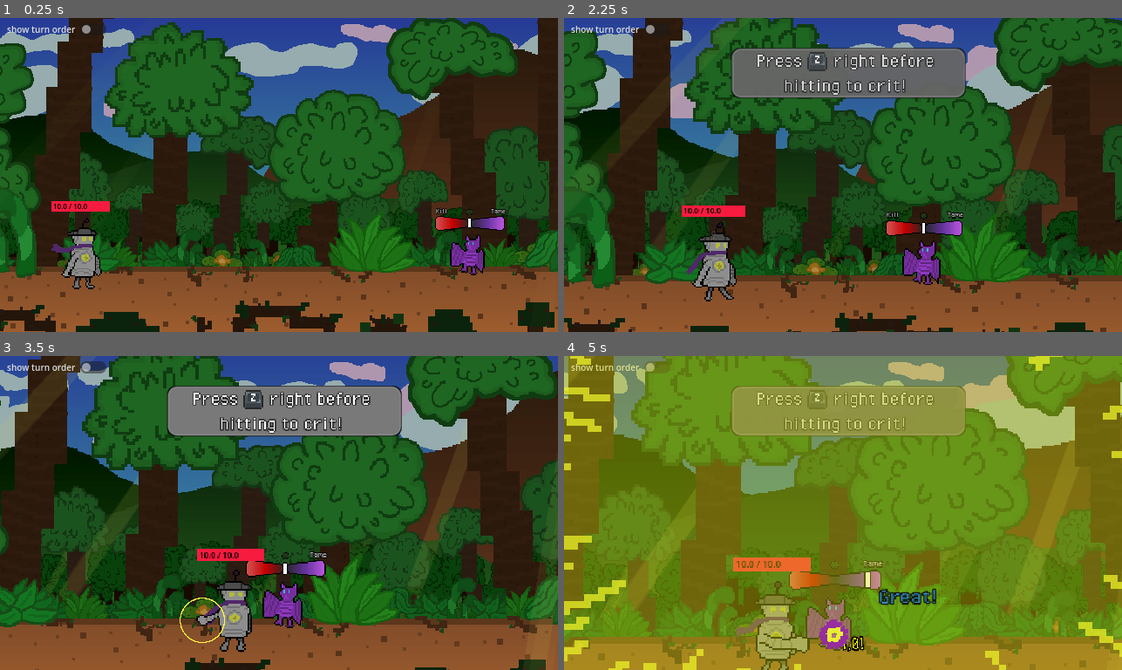
Above: before the commit, frames 1-4 (two rows, left to right).
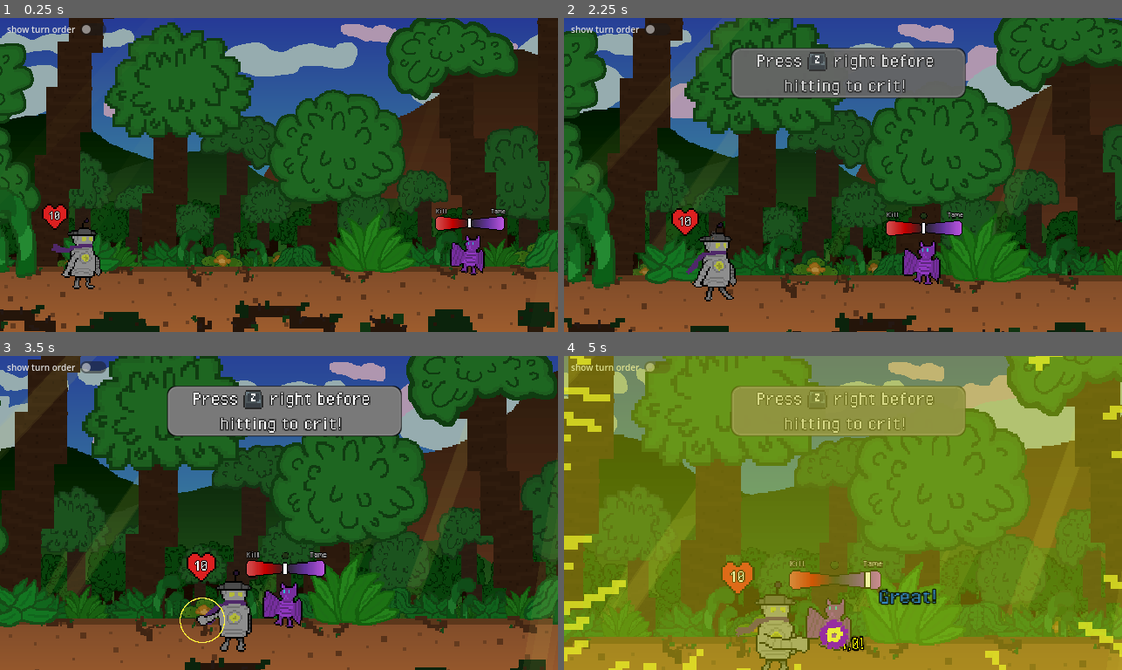
Above: after the commit, the same moments.

Repository: greeeegartur/cgvr-thesis
Game: Godot game, scene res://Scenes/CombatScene.tscn
Two runs of this game, one before a commit and one after it. Both use one fixed random seed, a clock stepped at 60 frames per second and the inputs below.
Inputs:
- Up to frame 1 (0.25 s): no input
- Up to frame 2 (2.25 s): tap Enter (ui_accept) at 0.5, 1.52, 1.55, 1.82 s; hold Right (ui_right) 0.53-1.28 s; hold Enter (ui_accept) 0.53-1.28 s; hold Down (ui_down) 1.28-2.03 s; tap A (heat_a) at 1.35 s; hold Right (ui_right) from 2.03 s (still down); hold Enter (ui_accept) from 2.03 s (still down); tap B (heat_b) at 2.1 s
- Up to frame 3 (3.5 s): release Right (ui_right) at 2.78 s; release Enter (ui_accept) at 2.78 s; hold Up (ui_up) from 2.78 s (still down); tap C (heat_c) at 2.85 s; tap Enter (ui_accept) at 3.02, 3.05, 3.32 s
- Up to frame 4 (5 s): release Up (ui_up) at 3.53 s; hold Enter (ui_accept) 3.53-4.28 s; hold Left (ui_left) from 3.53 s (still down); tap F (heat_f) at 3.6 s; tap J (heat_j) at 4.35 s; tap Enter (ui_accept) at 4.52, 4.55, 4.82 s

The runs differ from the first frame. In frame 1, 0.5% of the frame differs, in the area x 7-20%, y 58-68%; in frame 2, 0.7%; in frame 3, 0.7%; in frame 4, 0.9%, in the area x 28-45%, y 64-77%.

Commit message:
AbilityInfoContainer, all jungle stages, title art
Added the title art, added jungle stages and a similar info container to items and started working on refactoring the UI

Diff:
--- a/droidream/Scenes/Entities/PlayerVisual.tscn
+++ b/droidream/Scenes/Entities/PlayerVisual.tscn
@@ -1,10 +1,12 @@
-[gd_scene load_steps=38 format=3 uid="uid://wgkbwlbxucav"]
+[gd_scene load_steps=40 format=3 uid="uid://wgkbwlbxucav"]
 
 [ext_resource type="Texture2D" uid="uid://kc6gbkrwm471" path="res://Graphics/Placeholders/Combat/player_idle.png" id="1_ofpci"]
 [ext_resource type="Script" uid="uid://dfpecfsx8ofrf" path="res://Scripts/Combat/PlayerVisual.gd" id="1_sbipa"]
+[ext_resource type="Texture2D" uid="uid://cg3cynxppowlg" path="res://Graphics/Placeholders/Minigames/Beetle Rush/health_back.png" id="2_1q2bo"]
 [ext_resource type="Texture2D" uid="uid://rakqgp68ofme" path="res://Graphics/Placeholders/Combat/player_attack.png" id="2_sbipa"]
 [ext_resource type="Texture2D" uid="uid://vy8qc508qglt" path="res://Graphics/Placeholders/Combat/player_block.png" id="3_fttp1"]
 [ext_resource type="Texture2D" uid="uid://bc580qfjim3gv" path="res://Graphics/Placeholders/Combat/Block_Effect.png" id="3_i8n88"]
+[ext_resource type="Texture2D" uid="uid://drlquwpqjffsc" path="res://Graphics/Placeholders/Minigames/Beetle Rush/health.png" id="3_ilwea"]
 [ext_resource type="Texture2D" uid="uid://bmc0pukfqywrx" path="res://Graphics/Placeholders/Combat/player_defeat.png" id="4_i8n88"]
 [ext_resource type="Texture2D" uid="uid://ddoq6bcqgyk8m" path="res://Graphics/Placeholders/Combat/player_hurt.png" id="5_j66ac"]
 [ext_resource type="Texture2D" uid="uid://d1wibcksjvhpd" path="res://Graphics/Placeholders/Combat/player_walk.png" id="6_f34bn"]
@@ -541,6 +543,46 @@
 "values": [5]
 }
 
+[sub_resource type="Animation" id="Animation_krqvu"]
+resource_name = "player_item"
+length = 2.0
+tracks/0/type = "value"
+tracks/0/imported = false
+tracks/0/enabled = true
+tracks/0/path = NodePath("Visual/Sprite2D:texture")
+tracks/0/interp = 1
+tracks/0/loop_wrap = true
+tracks/0/keys = {
+"times": PackedFloat32Array(0),
+"transitions": PackedFloat32Array(1),
+"update": 1,
+"values": [ExtResource("13_ud6ce")]
+}
+tracks/1/type = "value"
+tracks/1/imported = false
+tracks/1/enabled = true
+tracks/1/path = NodePath("Visual/Sprite2D:vframes")
+tracks/1/interp = 1
+tracks/1/loop_wrap = true
+tracks/1/keys = {
+"times": PackedFloat32Array(0),
+"transitions": PackedFloat32Array(1),
+"update": 1,
+"values": [9]
+}
+tracks/2/type = "value"
+tracks/2/imported = false
+tracks/2/enabled = true
+tracks/2/path = NodePath("Visual/Sprite2D:frame")
+tracks/2/interp = 1
+tracks/2/loop_wrap = true
+tracks/2/keys = {
+"times": PackedFloat32Array(0, 0.23333333, 0.46666667, 0.6666667, 0.8666667, 1.0666667, 1.2666667, 1.5, 1.7333333),
+"transitions": PackedFloat32Array(1, 1, 1, 1, 1, 1, 1, 1, 1),
+"update": 1,
+"values": [0, 1, 2, 3, 4, 5, 6, 7, 8]
+}
+
 [sub_resource type="Animation" id="Animation_f34bn"]
 resource_name = "player_subdue"
 length = 2.0
@@ -632,46 +674,6 @@
 "transitions": PackedFloat32Array(1, 1, 1, 1),
 "update": 1,
 "values": [0, 1, 2, 3]
-}
-
-[sub_resource type="Animation" id="Animation_krqvu"]
-resource_name = "player_item"
-length = 2.0
-tracks/0/type = "value"
-tracks/0/imported = false
-tracks/0/enabled = true
-tracks/0/path = NodePath("Visual/Sprite2D:texture")
-tracks/0/interp = 1
-tracks/0/loop_wrap = true
-tracks/0/keys = {
-"times": PackedFloat32Array(0),
-"transitions": PackedFloat32Array(1),
-"update": 1,
-"values": [ExtResource("13_ud6ce")]
-}
-tracks/1/type = "value"
-tracks/1/imported = false
-tracks/1/enabled = true
-tracks/1/path = NodePath("Visual/Sprite2D:vframes")
-tracks/1/interp = 1
-tracks/1/loop_wrap = true
-tracks/1/keys = {
-"times": PackedFloat32Array(0),
-"transitions": PackedFloat32Array(1),
-"update": 1,
-"values": [9]
-}
-tracks/2/type = "value"
-tracks/2/imported = false
-tracks/2/enabled = true
-tracks/2/path = NodePath("Visual/Sprite2D:frame")
-tracks/2/interp = 1
-tracks/2/loop_wrap = true
-tracks/2/keys = {
-"times": PackedFloat32Array(0, 0.23333333, 0.46666667, 0.6666667, 0.8666667, 1.0666667, 1.2666667, 1.5, 1.7333333),
-"transitions": PackedFloat32Array(1, 1, 1, 1, 1, 1, 1, 1, 1),
-"update": 1,
-"values": [0, 1, 2, 3, 4, 5, 6, 7, 8]
 }
 
 [sub_resource type="AnimationLibrary" id="AnimationLibrary_ilwea"]
@@ -920,36 +922,35 @@
 anchors_preset = 0
 offset_left = -37.0
 offset_top = -67.0
-offset_right = 30.0
-offset_bottom = -43.0
-
-[node name="HPBar" type="Control" parent="PlayerHUD"]
-z_index = 1
-anchors_preset = 0
-offset_right = 67.0
-offset_bottom = 12.0
-
-[node name="Background" type="ColorRect" parent="PlayerHUD/HPBar"]
-layout_mode = 0
-offset_right = 67.0
-offset_bottom = 12.0
-color = Color(0.37334123, 0.041883618, 0.08140624, 1)
-
-[node name="Fill" type="ColorRect" parent="PlayerHUD/HPBar"]
-layout_mode = 0
-offset_right = 67.0
-offset_bottom = 12.0
-color = Color(0.9669108, 0.10701466, 0.24572787, 1)
-
-[node name="Label" type="Label" parent="PlayerHUD/HPBar"]
-z_index = 3
-layout_mode = 0
-offset_left = 2.0
-offset_right = 69.0
-offset_bottom = 23.0
-theme_override_colors/font_color = Color(0, 0, 0, 1)
-theme_override_font_sizes/font_size = 8
-text = "h"
+offset_right = -8.0
+offset_bottom = -37.275
+
+[node name="HPIcon" type="Node2D" parent="PlayerHUD"]
+
+[node name="HeartProgress" type="TextureProgressBar" parent="PlayerHUD/HPIcon"]
+offset_left = -11.0
+offset_top = 3.0
+offset_right = 5.216217
+offset_bottom = 19.216215
+scale = Vector2(1.85, 1.85)
+max_value = 1.0
+value = 1.0
+fill_mode = 2
+texture_under = ExtResource("2_1q2bo")
+texture_over = ExtResource("3_ilwea")
+texture_progress = ExtResource("3_ilwea")
+
+[node name="Label" type="Label" parent="PlayerHUD/HPIcon"]
+offset_left = -8.0
+offset_top = 8.0
+offset_right = 14.0
+offset_bottom = 24.0
+theme_override_colors/font_outline_color = Color(0, 0, 0, 1)
+theme_override_constants/outline_size = 3
+theme_override_fonts/font = ExtResource("12_ksby0")
+theme_override_font_sizes/font_size = 16
+text = "10"
+horizontal_alignment = 1
 
 [node name="Visual" type="Node2D" parent="."]
 
--- /dev/null
+++ b/droidream/Scenes/VFX/AbilityInfoContainer.tscn
@@ -0,0 +1,36 @@
+[gd_scene load_steps=5 format=3 uid="uid://cn0v8d2gojqkh"]
+
+[ext_resource type="Texture2D" uid="uid://cr24wv5nqj3rx" path="res://Graphics/Placeholders/Combat/listInfoContainer.png" id="1_q476n"]
+[ext_resource type="Script" uid="uid://0kks0dxrtl8c" path="res://Scripts/Misc/AbilityInfoContainer.gd" id="2_vp1sd"]
+[ext_resource type="FontFile" uid="uid://b3ktskch5v4g4" path="res://Graphics/Fonts/PixelOperator.ttf" id="3_4yfwc"]
+
+[sub_resource type="StyleBoxTexture" id="StyleBoxTexture_j72e8"]
+texture = ExtResource("1_q476n")
+
+[node name="AbilityInfoContainer" type="Panel"]
+self_modulate = Color(0.30588236, 0.9254902, 0.3137255, 1)
+offset_right = 107.72727
+offset_bottom = 79.0
+scale = Vector2(0.6, 0.6)
+theme_override_styles/panel = SubResource("StyleBoxTexture_j72e8")
+script = ExtResource("2_vp1sd")
+
+[node name="Description" type="RichTextLabel" parent="."]
+layout_mode = 1
+anchors_preset = -1
+anchor_left = 0.23500001
+anchor_top = 0.080000006
+anchor_right = 0.93200004
+anchor_bottom = 0.92
+offset_left = 0.35450745
+offset_top = -0.37333488
+offset_right = 1.1604309
+offset_bottom = 1.0400009
+theme_override_colors/font_outline_color = Color(0, 0, 0, 1)
+theme_override_constants/outline_size = 3
+theme_override_fonts/normal_font = ExtResource("3_4yfwc")
+theme_override_font_sizes/normal_font_size = 14
+bbcode_enabled = true
+text = "hfhhahsahsahashashahsahashashashsahashash"
+fit_content = true
+scroll_active = false
--- a/droidream/Scenes/VFX/PlayerTurnUI.tscn
+++ b/droidream/Scenes/VFX/PlayerTurnUI.tscn
@@ -14,6 +14,7 @@
 [ext_resource type="Texture2D" uid="uid://b37q8ukr1rn2k" path="res://Graphics/Placeholders/Combat/itemsStyleBox.png" id="9_7f765"]
 [ext_resource type="Texture2D" uid="uid://iktyp5h7govn" path="res://Graphics/Placeholders/Combat/earth_chip.png" id="9_n7a3j"]
 [ext_resource type="Texture2D" uid="uid://nuoesnjwkg24" path="res://Graphics/Placeholders/Combat/water_chip.png" id="10_x3ufh"]
+[ext_resource type="PackedScene" uid="uid://cn0v8d2gojqkh" path="res://Scenes/VFX/AbilityInfoContainer.tscn" id="14_kk11w"]
 [ext_resource type="PackedScene" uid="uid://dpky3xhxxkv0a" path="res://Scenes/VFX/ItemInfoContainer.tscn" id="15_k6bu5"]
 
 [sub_resource type="StyleBoxTexture" id="StyleBoxTexture_a1yl2"]
@@ -250,6 +251,13 @@
 layout_mode = 2
 theme_override_constants/separation = -14
 
+[node name="AbilityInfoContainer" parent="AbilitiesMenu" instance=ExtResource("14_kk11w")]
+visible = false
+offset_left = 329.0
+offset_top = 135.0
+offset_right = 483.0909
+offset_bottom = 248.0
+
 [node name="ItemsMenu" type="Node" parent="."]
 
 [node name="Panel" type="Panel" parent="ItemsMenu"]
--- a/droidream/Scripts/Combat/PlayerTurnUI.gd
+++ b/droidream/Scripts/Combat/PlayerTurnUI.gd
@@ -11,6 +11,7 @@
 @onready var abilities_panel := $AbilitiesMenu/Panel
 @onready var abilities_list := $AbilitiesMenu/Panel/ScrollContainer/VBox
 @onready var abilities_scroll := $AbilitiesMenu/Panel/ScrollContainer
+@onready var ability_popup := $AbilitiesMenu/AbilityInfoContainer
 @onready var items_panel := $ItemsMenu/Panel
 @onready var items_list := $ItemsMenu/Panel/ScrollContainer/VBox
 @onready var items_scroll := $ItemsMenu/Panel/ScrollContainer
@@ -172,6 +173,7 @@
 			shake_panel()
 			return
 
+		ability_popup.visible = false
 		emit_signal("ability_selected", ability)
 	elif event.is_action_pressed("ui_cancel"):
 		_cancel_to_gear(MENU_ABILITIES)
@@ -280,6 +282,8 @@
 
 	if menu_name == MENU_ITEMS:
 		item_popup.visible = false
+	elif menu_name == MENU_ABILITIES:
+		ability_popup.visible = false
 
 	var tween := create_tween()
 	tween.tween_property(panel, "scale", Vector2.ZERO, 0.15)
@@ -553,6 +557,7 @@
 
 func _update_abilities_visuals():
 	_update_list_visuals(MENU_ABILITIES)
+	_update_ability_info_popup()
 
 func _build_items_ui():
 	await _build_list_ui(
@@ -590,6 +595,26 @@
 	var row = items_list.get_child(selected_index)
 	item_popup.setup_from_inventory_item(selected_item)
 	item_popup.move_to_row(row, Vector2(0, 134))
+
+func _update_ability_info_popup():
+	var abilities = PlayerData.get_active_abilities()
+	if abilities.is_empty():
+		ability_popup.visible = false
+		return
+
+	var selected_index = menu_indices[MENU_ABILITIES]
+	if selected_index < 0 or selected_index >= abilities.size():
+		ability_popup.visible = false
+		return
+
+	if selected_index >= abilities_list.get_child_count():
+		ability_popup.visible = false
+		return
+
+	var selected_ability = abilities[selected_index]
+	var row = abilities_list.get_child(selected_index)
+	ability_popup.setup_from_inventory_ability(selected_ability)
+	ability_popup.move_to_row(row, Vector2(0, 128))
 
 func update_guess_display():
 	var g = PlayerData.guesses
--- a/droidream/Scripts/Combat/PlayerVisual.gd
+++ b/droidream/Scripts/Combat/PlayerVisual.gd
@@ -32,19 +32,16 @@
 var attack_position : Vector2 # The position where the player's pattern will connect to the enemy sprite
 @export var move_speed := 400.0 # Pixels per second
 
-# HUD variables, will change these
-@onready var hp_bar := $PlayerHUD/HPBar
-@onready var hp_fill := $PlayerHUD/HPBar/Fill
-@onready var hp_label := $PlayerHUD/HPBar/Label
-
-var hp_fill_max_width = 10.0
-var def_fill_max_width = 10.0
+# HUD variables
+@onready var hp_icon := $PlayerHUD/HPIcon
+@onready var hp_progress: TextureProgressBar = $PlayerHUD/HPIcon/HeartProgress
+@onready var hp_label: Label = $PlayerHUD/HPIcon/Label
+
+var hp_tween: Tween
 
 func _ready():
 	set_home_position()
 	anim.animation_finished.connect(_on_anim_finished)
-
-	hp_fill_max_width = hp_fill.size.x
 
 	anim.play("player_idle")
 	# Combat scene's process mode (pausing) for minigames
@@ -181,23 +178,35 @@
 	block_visual.set_cooldown_active(active)
 
 # Updates UI for player stats with helper functions (identical to EnemyVisual.gd)
-func update_hp(current: float, max_hp):
-	var ratio = clamp(current / max_hp, 0.0, 1.0)
-	hp_fill.size.x = hp_fill_max_width * ratio
-	hp_label.text = "%.1f / %.1f" % [current, max_hp]
+func update_hp(current: float, max_hp: float):
+	var rounded_current = round_quarter(current)
+	var rounded_max = round_quarter(max_hp)
+	var ratio = clamp(rounded_current / rounded_max, 0.0, 1.0)
+
+	if hp_tween:
+		hp_tween.kill()
+
+	hp_tween = create_tween()
+	hp_tween.tween_property(hp_progress, "value", ratio, 0.25)\
+		.set_trans(Tween.TRANS_CUBIC)\
+		.set_ease(Tween.EASE_OUT)
+
+	hp_label.text = "%s" % [
+		format_quarter_number(rounded_current)
+	]
 
 func hide_hp():
 	var tween = create_tween()
-	tween.tween_property(hp_bar, "modulate:a", 0.0, 1)
-	await tween.finished
-
-	hp_bar.visible = false
+	tween.tween_property(hp_icon, "modulate:a", 0.0, 1)
+	await tween.finished
+
+	hp_icon.visible = false
 
 func show_hp():
-	hp_bar.visible = true
+	hp_icon.visible = true
 
 	var tween = create_tween()
-	tween.tween_property(hp_bar, "modulate:a", 1.0, 1)
+	tween.tween_property(hp_icon, "modulate:a", 1.0, 1)
 	await tween.finished
 
 func show_target_arrow():
@@ -207,3 +216,13 @@
 func hide_target_arrow():
 	target_arrow.visible = false
 	target_arrow_anim.play("RESET")
+
+# HELPERS
+func round_quarter(value: float) -> float:
+	return round(value * 4.0) / 4.0
+
+func format_quarter_number(value: float) -> String:
+	if is_equal_approx(value, round(value)):
+		return str(int(round(value)))
+
+	return "%.2f" % value
--- a/droidream/Scripts/Data/Abilities/Harden.tres
+++ b/droidream/Scripts/Data/Abilities/Harden.tres
@@ -7,6 +7,7 @@
 script = ExtResource("1_eud2b")
 id = "harden"
 display_name = "Harden"
+description = "On use, gain up to +2 defense for a single turn!"
 icon = ExtResource("1_8ok0p")
 target_type = 1
 metadata/_custom_type_script = "uid://dn8yfspxtqdrv"
--- a/droidream/Scripts/Data/Abilities/HeatUp.tres
+++ b/droidream/Scripts/Data/Abilities/HeatUp.tres
@@ -7,6 +7,7 @@
 script = ExtResource("1_gcvfb")
 id = "heatup"
 display_name = "Heat Up"
+description = "After use, gain up to +3 power, but lose -0.5 defense for 2 turns."
 icon = ExtResource("1_3t5vg")
 cooldown_max = 3
 target_type = 1
--- a/droidream/Scripts/Data/Abilities/MultiTame.tres
+++ b/droidream/Scripts/Data/Abilities/MultiTame.tres
@@ -7,6 +7,7 @@
 script = ExtResource("1_qtc1b")
 id = "multitame"
 display_name = "Multi-Tame"
+description = "Become able to target multiple creatures at once with a single chip! Works on all surrounding creatures of the selected target."
 icon = ExtResource("1_712sj")
 cooldown_max = 2
 use_mode = 1
--- a/droidream/Scripts/Data/Abilities/Repair.tres
+++ b/droidream/Scripts/Data/Abilities/Repair.tres
@@ -6,6 +6,7 @@
 script = ExtResource("1_pyw86")
 id = "repair"
 display_name = "Repair"
+description = "Gain the option to heal yourself for up to 50% of your max health!"
 cooldown_max = 2
 target_type = 1
 metadata/_custom_type_script = "uid://dn8yfspxtqdrv"
--- a/droidream/Scripts/Data/AbilityDB.gd
+++ b/droidream/Scripts/Data/AbilityDB.gd
@@ -40,6 +40,7 @@
 	abilities[ability.id] = ability
 	# DEBUG:
 	#if ability.id == "multitame":
+	#PlayerData.add_ability(ability)
 
 func get_ability(id: String) -> Resource:
 	return abilities.get(id)
--- a/droidream/Scripts/Data/AbilityData.gd
+++ b/droidream/Scripts/Data/AbilityData.gd
@@ -12,6 +12,7 @@
 
 @export var id: String
 @export var display_name: String
+@export var description: String
 @export var icon: Texture2D
 @export var cooldown_max := 1
 @export var target_type: TargetType
--- a/droidream/Scripts/Data/Areas/Jungle/Jungle.tres
+++ b/droidream/Scripts/Data/Areas/Jungle/Jungle.tres
@@ -1,15 +1,16 @@
-[gd_resource type="Resource" script_class="AreaData" load_steps=6 format=3 uid="uid://tktqtyrb2dww"]
+[gd_resource type="Resource" script_class="AreaData" load_steps=8 format=3 uid="uid://tktqtyrb2dww"]
 
 [ext_resource type="Script" uid="uid://d2qb3dxys342b" path="res://Scripts/Data/AreaData.gd" id="1_p6ftb"]
 [ext_resource type="Script" uid="uid://cq42yd5k6nmne" path="res://Scripts/Data/StageData.gd" id="2_oh67m"]
 [ext_resource type="Resource" uid="uid://bvr8svd5hedss" path="res://Scripts/Data/Areas/Jungle/JungleStage1.tres" id="2_w78hj"]
 [ext_resource type="Resource" uid="uid://dglocktr21n85" path="res://Scripts/Data/Areas/Jungle/JungleStage2.tres" id="3_oh67m"]
 [ext_resource type="Resource" uid="uid://dn7d5dwhn1rj2" path="res://Scripts/Data/Areas/Jungle/JungleStage3.tres" id="4_mmxe6"]
+[ext_resource type="Resource" uid="uid://c0bkwiihd7nct" path="res://Scripts/Data/Areas/Jungle/JungleStage4.tres" id="6_06cyi"]
+[ext_resource type="Resource" uid="uid://ds15876pknhkp" path="res://Scripts/Data/Areas/Jungle/JungleStage5.tres" id="7_8srjs"]
 
 [resource]
 script = ExtResource("1_p6ftb")
 area_id = "jungle"
 area_name = "The Jungle"
-enemy_pool = Array[String](["enemy_beetle", "enemy_bat"])
-stages = Array[ExtResource("2_oh67m")]([ExtResource("2_w78hj"), ExtResource("3_oh67m"), ExtResource("4_mmxe6")])
+stages = Array[ExtResource("2_oh67m")]([ExtResource("2_w78hj"), ExtResource("3_oh67m"), ExtResource("4_mmxe6"), ExtResource("6_06cyi"), ExtResource("7_8srjs")])
 metadata/_custom_type_script = "uid://d2qb3dxys342b"
--- /dev/null
+++ b/droidream/Scripts/Data/Areas/Jungle/JungleStage4.tres
@@ -0,0 +1,32 @@
+[gd_resource type="Resource" script_class="StageData" load_steps=2 format=3 uid="uid://c0bkwiihd7nct"]
+
+[ext_resource type="Script" uid="uid://cq42yd5k6nmne" path="res://Scripts/Data/StageData.gd" id="1_b8840"]
+
+[resource]
+script = ExtResource("1_b8840")
+enemy_count_weights = {
+1: 0.0,
+2: 0.25,
+3: 0.75
+}
+creature_weights = {
+1: {
+"bat": 0.0,
+"beetle": 0.0,
+"duck": 0.0,
+"frog": 0.0
+},
+2: {
+"bat": 0.1,
+"beetle": 0.1,
+"duck": 0.4,
+"frog": 0.4
+},
+3: {
+"bat": 0.33,
+"beetle": 0.0,
+"duck": 0.33,
+"frog": 0.34
+}
+}
+metadata/_custom_type_script = "uid://cq42yd5k6nmne"
--- /dev/null
+++ b/droidream/Scripts/Data/Areas/Jungle/JungleStage5.tres
@@ -0,0 +1,32 @@
+[gd_resource type="Resource" script_class="StageData" load_steps=2 format=3 uid="uid://ds15876pknhkp"]
+
+[ext_resource type="Script" uid="uid://cq42yd5k6nmne" path="res://Scripts/Data/StageData.gd" id="1_u7w67"]
+
+[resource]
+script = ExtResource("1_u7w67")
+enemy_count_weights = {
+1: 0.0,
+2: 0.1,
+3: 0.9
+}
+creature_weights = {
+1: {
+"bat": 0.0,
+"beetle": 0.0,
+"duck": 0.0,
+"frog": 0.0
+},
+2: {
+"bat": 0.1,
+"beetle": 0.0,
+"duck": 0.5,
+"frog": 0.4
+},
+3: {
+"bat": 0.0,
+"beetle": 0.0,
+"duck": 0.5,
+"frog": 0.5
+}
+}
+metadata/_custom_type_script = "uid://cq42yd5k6nmne"
--- /dev/null
+++ b/droidream/Scripts/Misc/AbilityInfoContainer.gd
@@ -0,0 +1,47 @@
+extends Control
+class_name AbilityInfoContainer
+
+@onready var desc: RichTextLabel = $Description
+
+func _ready():
+	desc.bbcode_enabled = true
+	desc.autowrap_mode = TextServer.AUTOWRAP_WORD_SMART
+	visible = false
+
+func setup_from_inventory_ability(ability: InventoryAbility):
+	if ability == null:
+		visible = false
+		return
+
+	visible = true
+
+	var cooldown_text := "[color=#eff238]Cooldown: %d turns[/color]" % ability.data.cooldown_max
+	desc.text = cooldown_text + "\n" + ability.data.description
+
+	call_deferred("_fit_texts")
+
+func _fit_texts():
+	await get_tree().process_frame
+	await _fit_label(desc, 12, 8)
+
+func _fit_label(label: RichTextLabel, max_size: int, min_size: int):
+	var current_size := max_size
+
+	while current_size >= min_size:
+		label.add_theme_font_size_override("normal_font_size", current_size)
+		await get_tree().process_frame
+
+		if not _is_overflowing(label):
+			return
+
+		current_size -= 1
+
+func _is_overflowing(label: RichTextLabel) -> bool:
+	return label.get_content_height() > label.size.y
+
+func move_to_row(row: Control, extra_offset := Vector2.ZERO):
+	var target_pos := Vector2(position.x, row.position.y) + extra_offset
+	var tween := create_tween()
+	tween.set_trans(Tween.TRANS_CUBIC)
+	tween.set_ease(Tween.EASE_OUT)
+	tween.tween_property(self, "position:y", target_pos.y, 0.14)
Binary file added: droidream/Documentation/Logo.png
Not shown, added: droidream/Documentation/Logo.png.import
Binary file added: droidream/Documentation/title.png
Not shown, added: droidream/Documentation/title.png.import
Binary file added: droidream/Graphics/Placeholders/Art/Title/Title.png
Not shown, added: droidream/Graphics/Placeholders/Art/Title/Title.png.import
Binary file added: droidream/Graphics/Placeholders/Minigames/Beetle Rush/health_back.png
Not shown, added: droidream/Graphics/Placeholders/Minigames/Beetle Rush/health_back.png.import
Not shown: 1 places in droidream/Scenes/VFX/PlayerTurnUI.tscn that only renumber resources
Not shown, added: droidream/Scripts/Misc/AbilityInfoContainer.gd.uid
Not shown, added: droidream/Graphics/Placeholders/Art/Title/title.pxo
